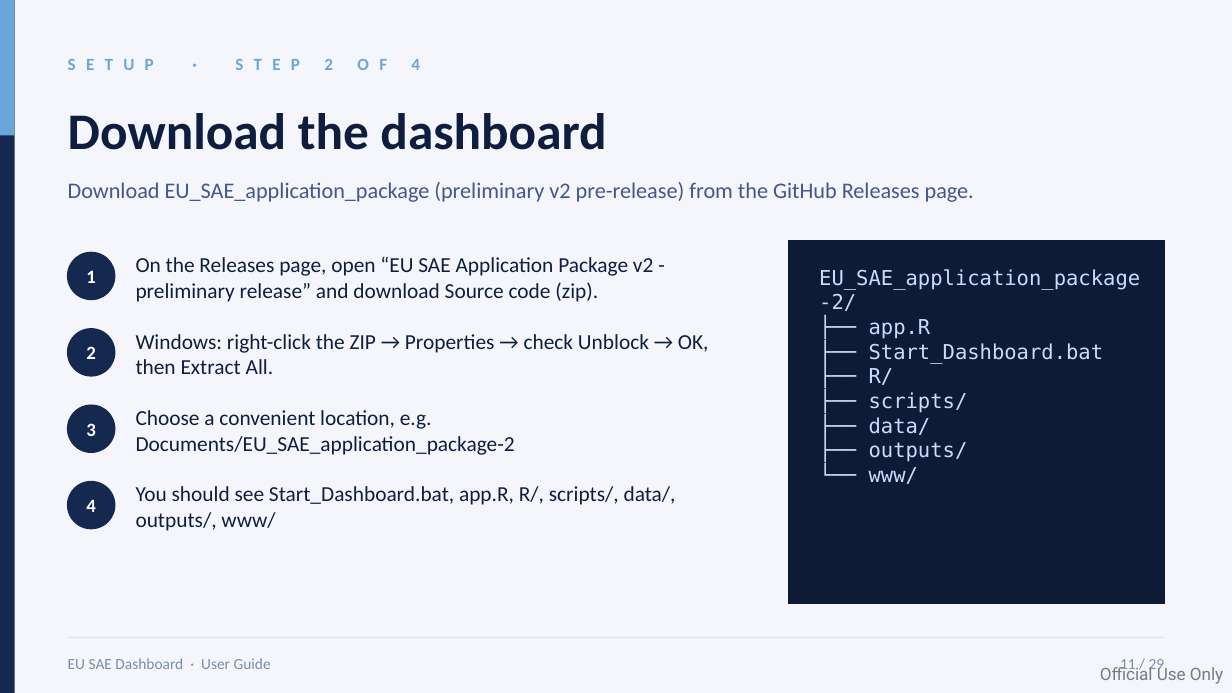
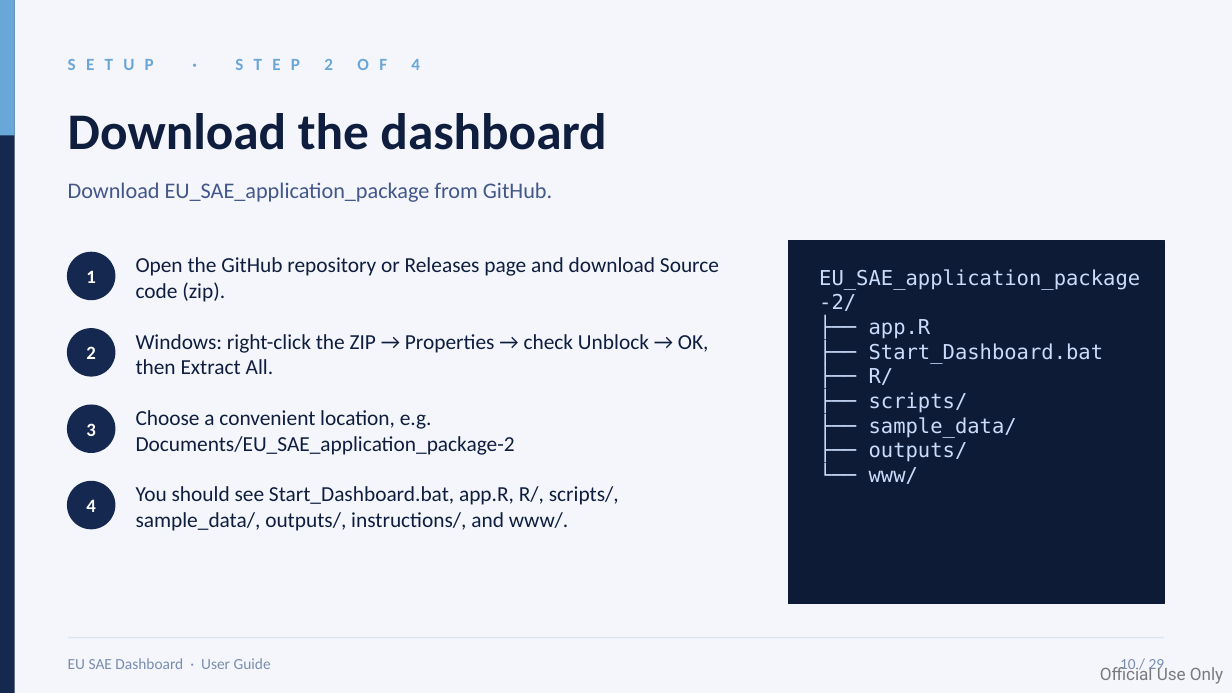
Before and after one commit to Noboyoshida227/EU_SAE_application_package, a slide deck: slide 10 of instructions/EU_SAE_User_Guide_Dashboard_v2.pptx. Drawn at 1232x693 pixels with LibreOffice and Linux fonts; fonts in the diff are those of the drawing. Boxes give left, top, right and bottom in pixels: in the first picture for what was removed or moved away, otherwise in the second. Text is boxed around its words. In the diff, an @@ line names an element or a change of style, - is before the commit and + after.

```diff
--- a/instructions/EU_SAE_User_Guide_Dashboard_v2.pptx
+++ b/instructions/EU_SAE_User_Guide_Dashboard_v2.pptx
@@ text at [68,182,552,202]: text changed @@
-Download EU_SAE_application_package (preliminary v2 pre-release) from the GitHub Releases page.
+Download EU_SAE_application_package from GitHub.
@@ text at [136,257,719,302]: text changed @@
-On the Releases page, open “EU SAE Application Package v2 - preliminary release” and download Source code (zip).
+Open the GitHub repository or Releases page and download Source code (zip).
@@ text at [869,417,1017,438]: text changed @@
-├── data/
+├── sample_data/
@@ text at [136,486,619,531]: text changed @@
-You should see Start_Dashboard.bat, app.R, R/, scripts/, data/, outputs/, www/
+You should see Start_Dashboard.bat, app.R, R/, scripts/, sample_data/, outputs/, instructions/, and www/.
@@ text at [1120,659,1165,674]: text changed @@
-11 / 29
+10 / 29
```
Also in this commit, not shown: 24 other slides changed, 3 other files.
